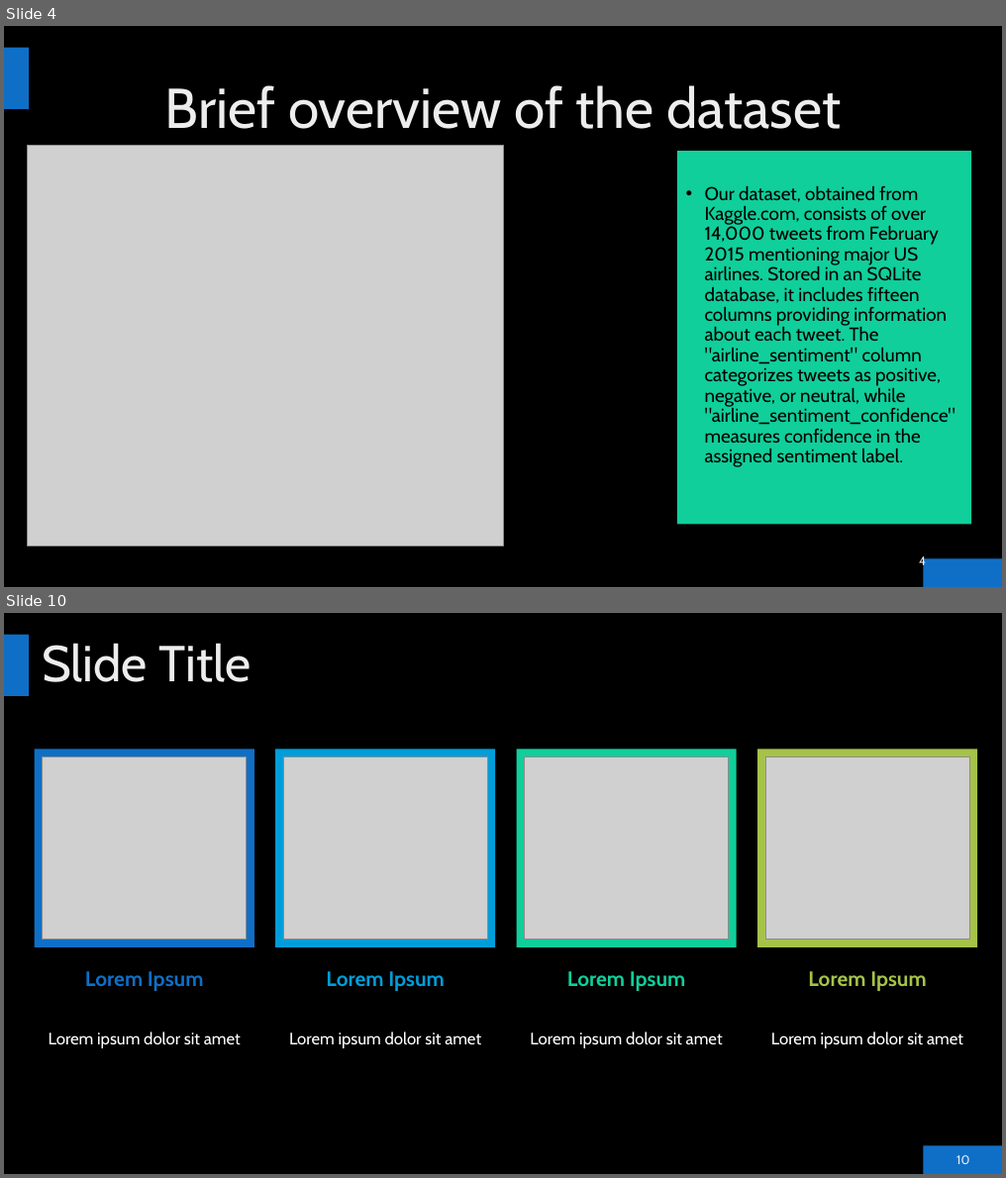
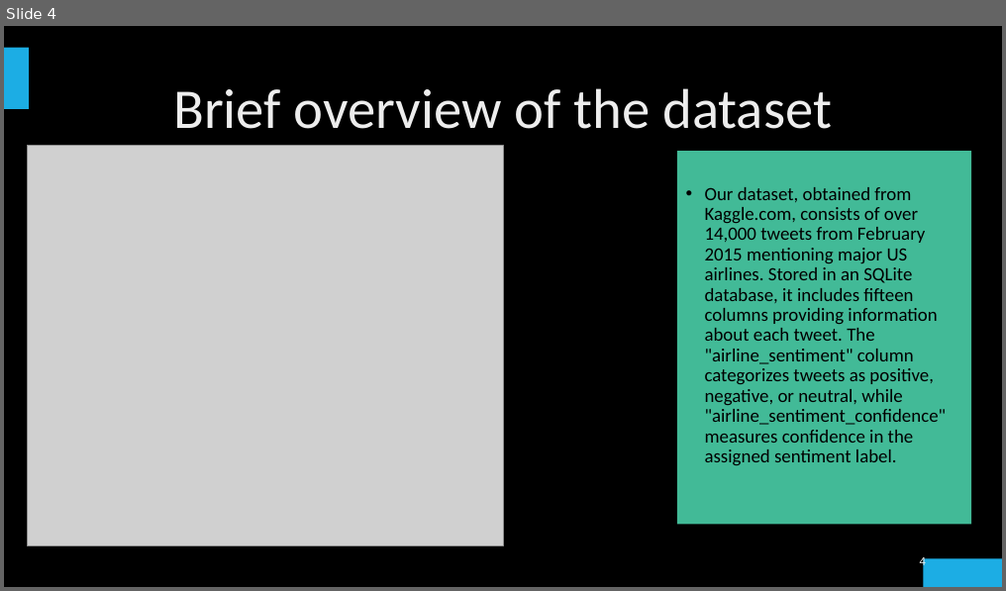
Before and after one commit to ElDon2308/Airline-Sentiment-Analysis, a slide deck: Airline Sentiment Analysis Presentation.pptx. Shown one above the other, each under a label of ours: slides 4 and 10 before the commit, slide 4 after it; the slides between them are not shown. The pictures are 1006x1178 and 1006x591 pixels, drawn with LibreOffice and Linux fonts; fonts in the diff are those of the drawing; grey boxes stand for pictures; background and template pictures are left out. Boxes give left, top, right and bottom in pixels: in the first picture for what was removed or moved away, otherwise in the second. Text is boxed around its words. In the diff, an @@ line names an element or a change of style, - is before the commit and + after.

```diff
--- a/Airline Sentiment Analysis Presentation.pptx
+++ b/Airline Sentiment Analysis Presentation.pptx
@@ slide 10 removed at bbox=[4, 613, 1002, 1174], background picture (left out); not listed: 2 template elements that a slide beside it also shows @@
@@ title removed at bbox=[42, 643, 252, 682] @@
-Slide Title
@@ rectangle removed at bbox=[35, 750, 254, 948] @@
@@ picture removed at bbox=[43, 758, 247, 940] @@
@@ rectangle removed at bbox=[275, 750, 496, 948] @@
@@ picture removed at bbox=[283, 758, 487, 940] @@
@@ rectangle removed at bbox=[517, 750, 737, 948] @@
@@ picture removed at bbox=[525, 758, 729, 940] @@
@@ rectangle removed at bbox=[757, 750, 978, 948] @@
@@ picture removed at bbox=[765, 758, 969, 940] @@
@@ text removed at bbox=[85, 971, 203, 991] @@
-Lorem Ipsum
@@ text removed at bbox=[326, 971, 444, 991] @@
-Lorem Ipsum
@@ text removed at bbox=[567, 971, 685, 991] @@
-Lorem Ipsum
@@ text removed at bbox=[808, 971, 926, 991] @@
-Lorem Ipsum
@@ text removed at bbox=[49, 1032, 241, 1049] @@
-Lorem ipsum dolor sit amet
@@ text removed at bbox=[289, 1032, 481, 1049] @@
-Lorem ipsum dolor sit amet
@@ text removed at bbox=[530, 1032, 723, 1049] @@
-Lorem ipsum dolor sit amet
@@ text removed at bbox=[771, 1032, 963, 1049] @@
-Lorem ipsum dolor sit amet
@@ page number removed at bbox=[956, 1156, 969, 1164] @@
-10
@@ slide 4 changed as well @@
@@ rectangle at bbox=[4, 47, 29, 109]: fill #0F6FC6 to #1CADE4 @@
@@ rectangle at bbox=[677, 151, 971, 525]: fill #10CF9B to #42BA97 @@
@@ font Cabin to Calibri in 3 elements at bbox=[173, 88, 832, 129], bbox=[705, 187, 946, 466], bbox=[920, 556, 926, 570] @@
@@ rectangle at bbox=[924, 559, 1002, 587]: fill #0F6FC6 to #1CADE4 @@
```
Also in this commit, not shown: 4 other slides changed, 10 slides added, 5 other slides removed, 2 other files.
